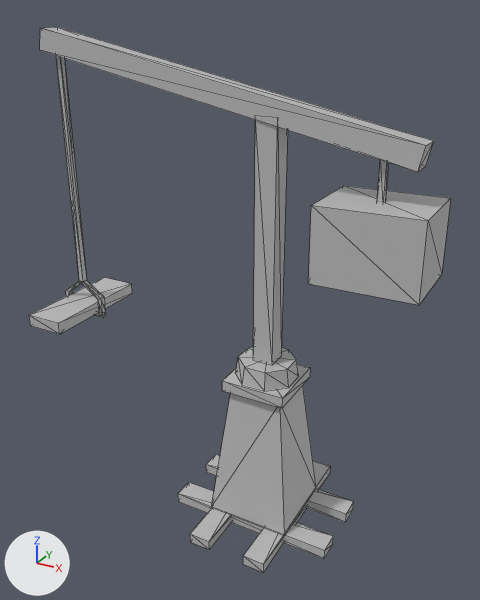
What one commit did to the FBX model Assets/Models/Obstacles/MESH_Crane.fbx.
One viewpoint serves both versions: a 50 mm lens placed at (4.94, -10.06, 9.67), pointed at (-0.68, 0.15, 4.57). Every picture has the same lights, and +X, +Y and +Z are marked at lower left. Mesh edges are drawn as thin lines. Where no turn or scale is listed for an object, it has been applied to the vertices.

The first picture shows 'MESH_CraneTOP', 'MESH_craneBASE'.
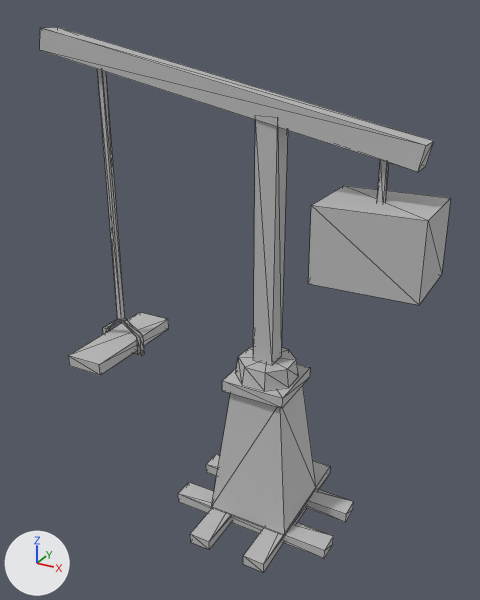
Location of each change, [x1, y1, x2, y2] in pixels of the pictures (480 x 600 px; the box of a moved part takes in the faces that stretch with it):
```json
{"object": "MESH_CraneTOP", "change": "reshaped, moved", "before": [29, 27, 451, 334], "after": [40, 27, 451, 375], "on screen": "13% taller"}
{"part": 1, "of": "me_mesh_001", "change": "moved or reshaped", "before": [66, 280, 106, 317], "after": [103, 318, 145, 356]}
{"part": 2, "of": "me_mesh_001", "change": "moved or reshaped", "before": [56, 56, 86, 282], "after": [97, 69, 125, 322]}
{"part": 3, "of": "me_mesh_001", "change": "moved or reshaped", "before": [29, 278, 132, 334], "after": [68, 312, 169, 375]}
```

Edits to the scene script, one JSON object a line:
```json
{"block": "me_mesh_001", "where": "me_mesh_001.from_pydata(...)  # 72 vertices, 108 faces; spans x -4.95..2.88, y -1.27..1.13, z -4.43..1.37"}
{"block": "me_mesh_001", "where": "# used by ob_mesh_cranetop; location = (0.0, 0.0, 7.97)"}
{"block": "me_mesh_001", "change": "me_mesh_001 part 1: the loose piece of 32 vertices spanning x -4.95..-3.95, y -0.05..0.05, z -4.43..-3.68 is moved by (0.97, 0.0, 7.29)"}
{"block": "me_mesh_001", "change": "me_mesh_001 part 2: the loose piece of 8 vertices spanning x -4.52..-4.41, y -0.05..0.05, z -3.68..0.93 is scaled about its middle by (1, 1, 1.12), then moved by (0.97, 0.0, 7.51)"}
{"block": "me_mesh_001", "change": "me_mesh_001 part 3: the loose piece of 8 vertices spanning x -4.85..-4.05, y -1.27..1.13, z -4.32..-4.08 is moved by (0.97, 0.0, 7.29)"}
{"op": "set", "path": "ob_mesh_cranetop.location", "old": "(0.0, 0.0, 7.97)", "new": "(0.0, 0.0, 0.0)"}
```
